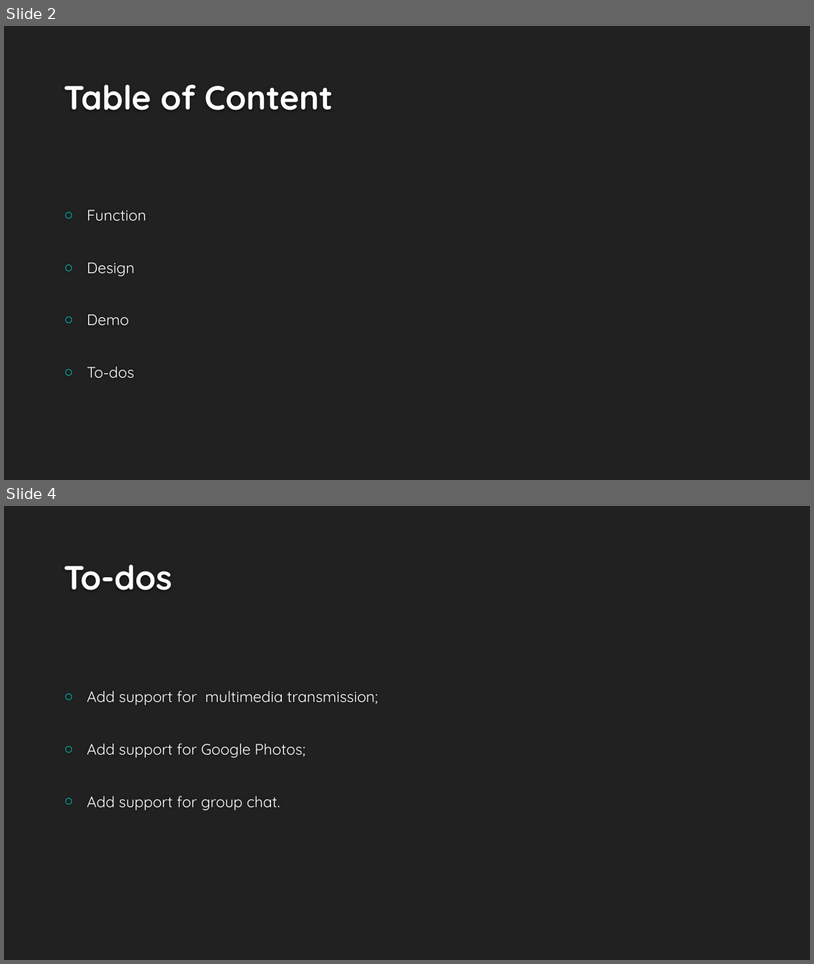
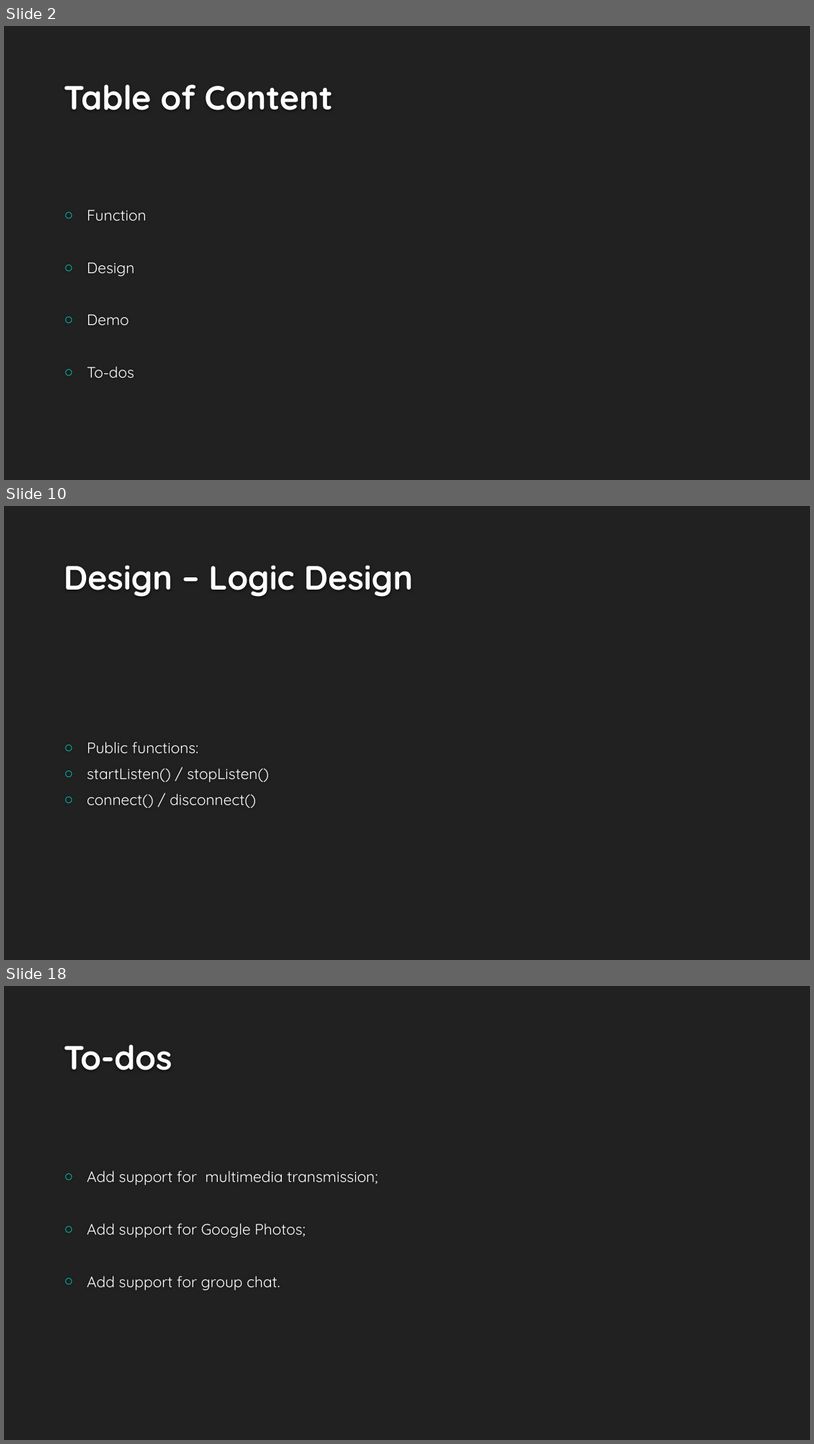
Before and after one commit to peiZ-peter/BluetoothChat, a slide deck: Presentation.pptx. Shown one above the other, each under a label of ours: slides 2 and 4 before the commit, slides 2, 10 and 18 after it; the slides between them are not shown. The pictures are 814x964 and 814x1444 pixels, drawn with LibreOffice and Linux fonts; fonts in the diff are those of the drawing; background and template pictures are left out. Boxes give left, top, right and bottom in pixels: in the first picture for what was removed or moved away, otherwise in the second. Text is boxed around its words. In the diff, an @@ line names an element or a change of style, - is before the commit and + after.

```diff
--- a/Presentation.pptx
+++ b/Presentation.pptx
@@ slide 10 added at (4,506,810,960), background #212121 @@
@@ title added at (64,565,414,597), 40 pt, text #FEFEFE, bold @@
+Design – Logic Design
@@ text added at (87,741,269,808), 18 pt, text #FFFFFF @@
+○ Public functions:
+○ startListen() / stopListen()
+○ connect() / disconnect()
@@ what was slide 4 is now slide 18 @@
```
Also in this commit, not shown: 1 slide changed, 13 other slides added, 26 other files.
